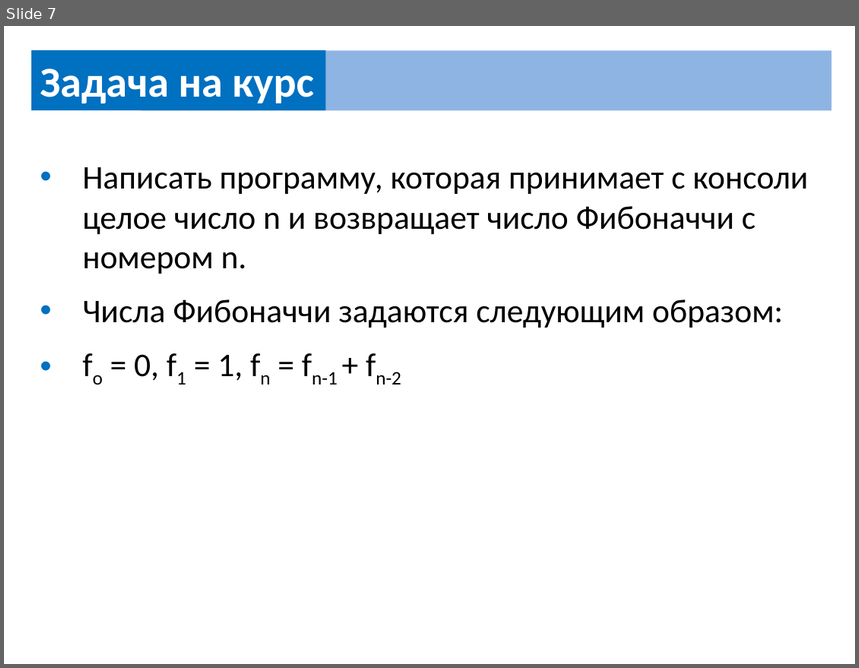
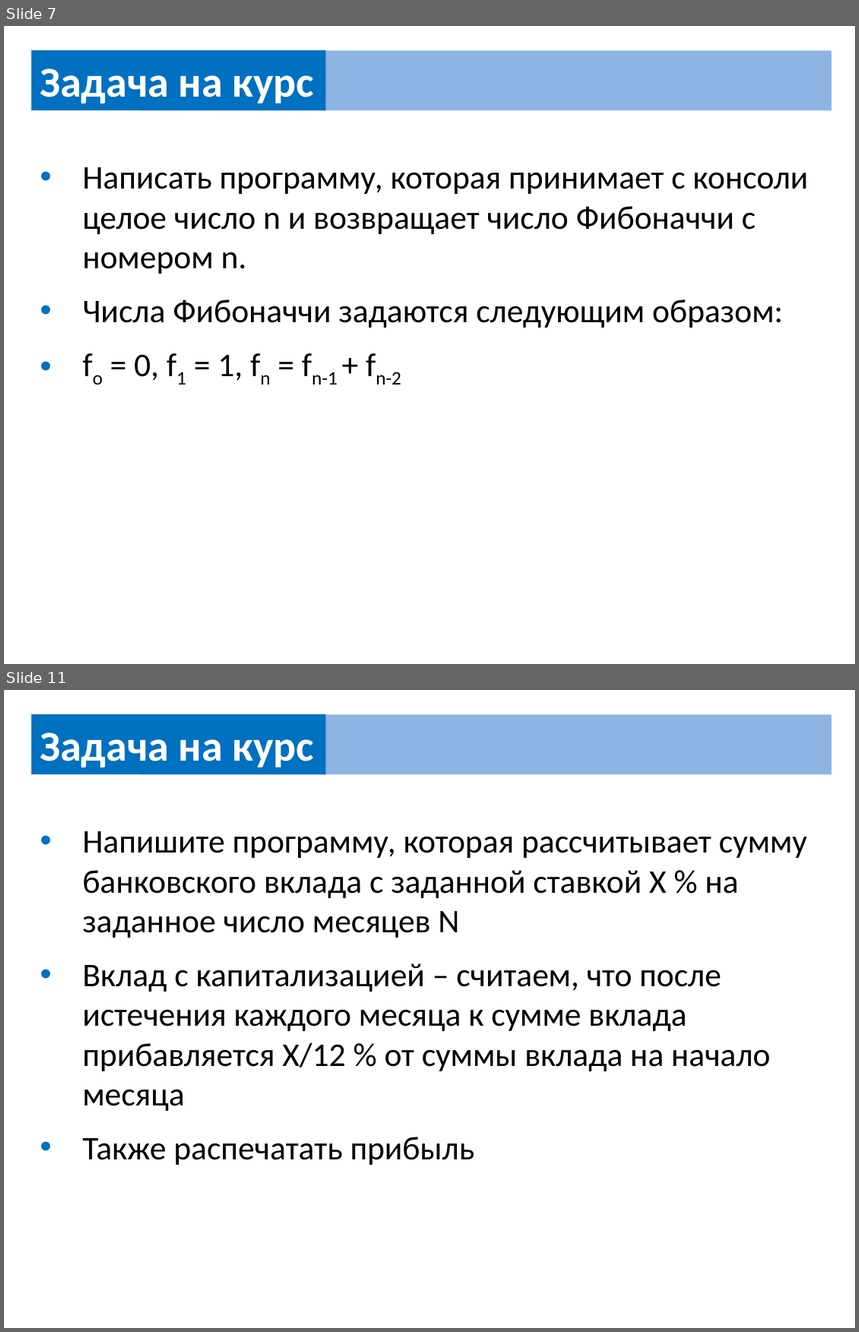
Before and after one commit to UsovaAnna/lesson, a slide deck: src/сourse/course_task.pptx. Shown one above the other, each under a label of ours: slide 7 before the commit, slides 7 and 11 after it; the slides between them are not shown. The pictures are 859x668 and 859x1332 pixels, drawn with LibreOffice and Linux fonts; fonts in the diff are those of the drawing. Boxes give left, top, right and bottom in pixels: in the first picture for what was removed or moved away, otherwise in the second. Text is boxed around its words. In the diff, an @@ line names an element or a change of style, - is before the commit and + after.

```diff
--- a/src/сourse/course_task.pptx
+++ b/src/сourse/course_task.pptx
@@ slide 11 added at <box>4,690,855,1328</box>, background #FFFFFF @@
@@ rectangle added at <box>31,714,325,775</box>, fill #0070C0, 36 pt, text #FFFFFF, bold @@
+Задача на курс
@@ rectangle added at <box>141,714,832,775</box>, fill #8EB4E3 @@
@@ text added at <box>82,831,807,1165</box>, 28 pt, text #000000 @@
+• Напишите программу, которая рассчитывает сумму банковского вклада с заданной ставкой X % на заданное число месяцев N
+• Вклад с капитализацией – считаем, что после истечения каждого месяца к сумме вклада прибавляется X/12 % от суммы вклада на начало месяца
+• Также распечатать прибыль
```
Also in this commit, not shown: 3 other slides added, 1 other file.
